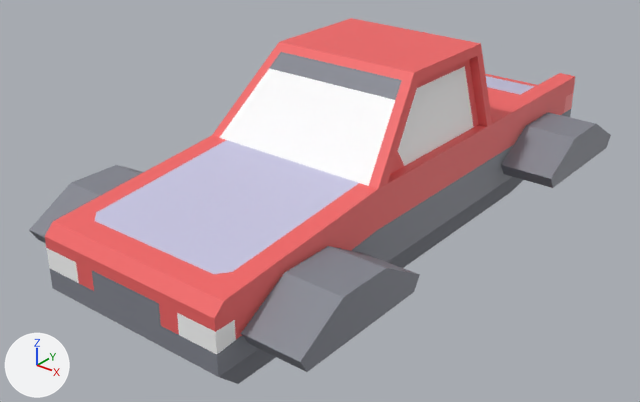
Before and after pictures for a commit that changed the FBX model Assets/Art/car.fbx.
Before and after are seen from a 50 mm camera at (2.46, -3.35, 2.41) aimed at (-0.06, -0.2, 0.46). Lighting does not change. The marker at lower left points along +X, +Y and +Z. Where no turn or scale is listed for an object, it has been applied to the vertices. Vertices at the same position are counted once.

Objects in the first picture: 'body_backFins', 'body_frontStandard', 'body_standard', 'body_topStandard', 'wheel_coverSquare', 'wheel_coverSquare.002', 'wheel_coverSquare.003'.
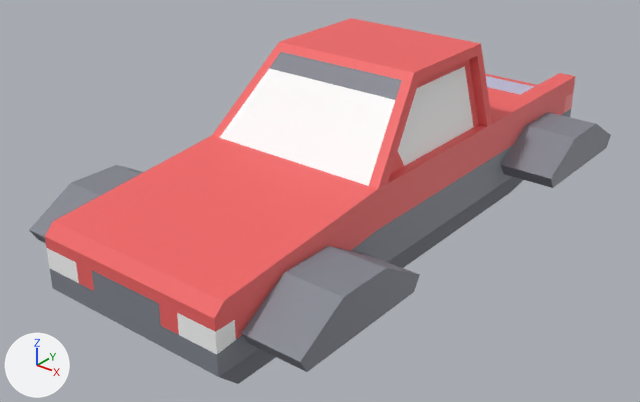
Pixel boxes [x1, y1, x2, y2] of what changed, in the pictures (640 x 402 px):
part 1 of me_mesh_002, recoloured (white to red)
    both: [95, 140, 359, 274]

Diff of the bpy script that builds the scene:
```diff
--- a/Assets/Art/car.fbx.py
+++ b/Assets/Art/car.fbx.py
@@ me_mesh_002 @@
 me_mesh_002.from_pydata(...)  # 38 vertices, 72 faces; spans x -0.5..0.5, y -0.5..0.5, z 0.4..1.0
 # used by ob_body_frontstandard; location = (0.0, -1.0, -0.2)
+# me_mesh_002 part 1: all 4 faces that had it switch from mat_metal (light grey #c8c7e3) to mat_metalgreen (red #f36565)
 me_mesh_002.materials.append(mat_dark)
```
